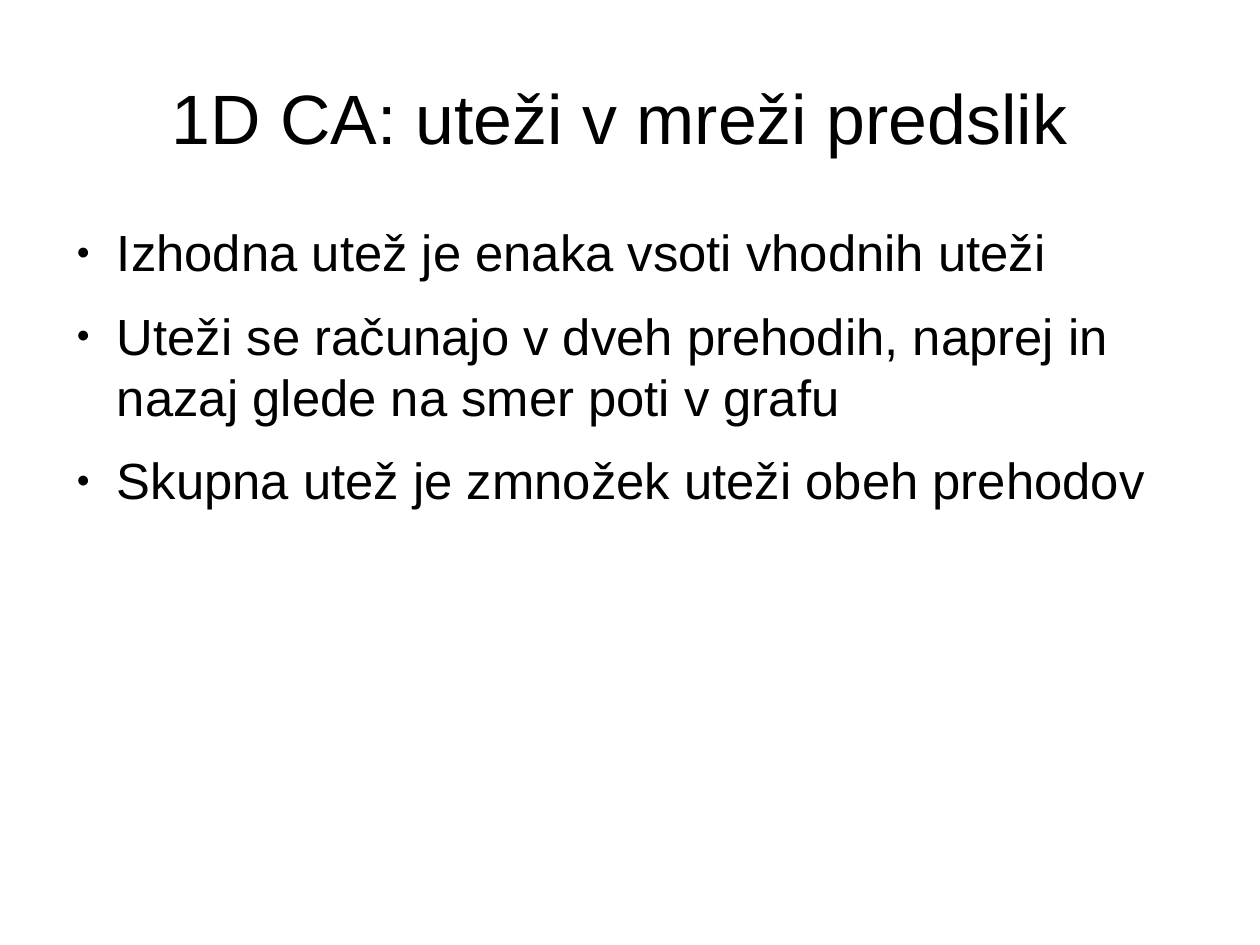
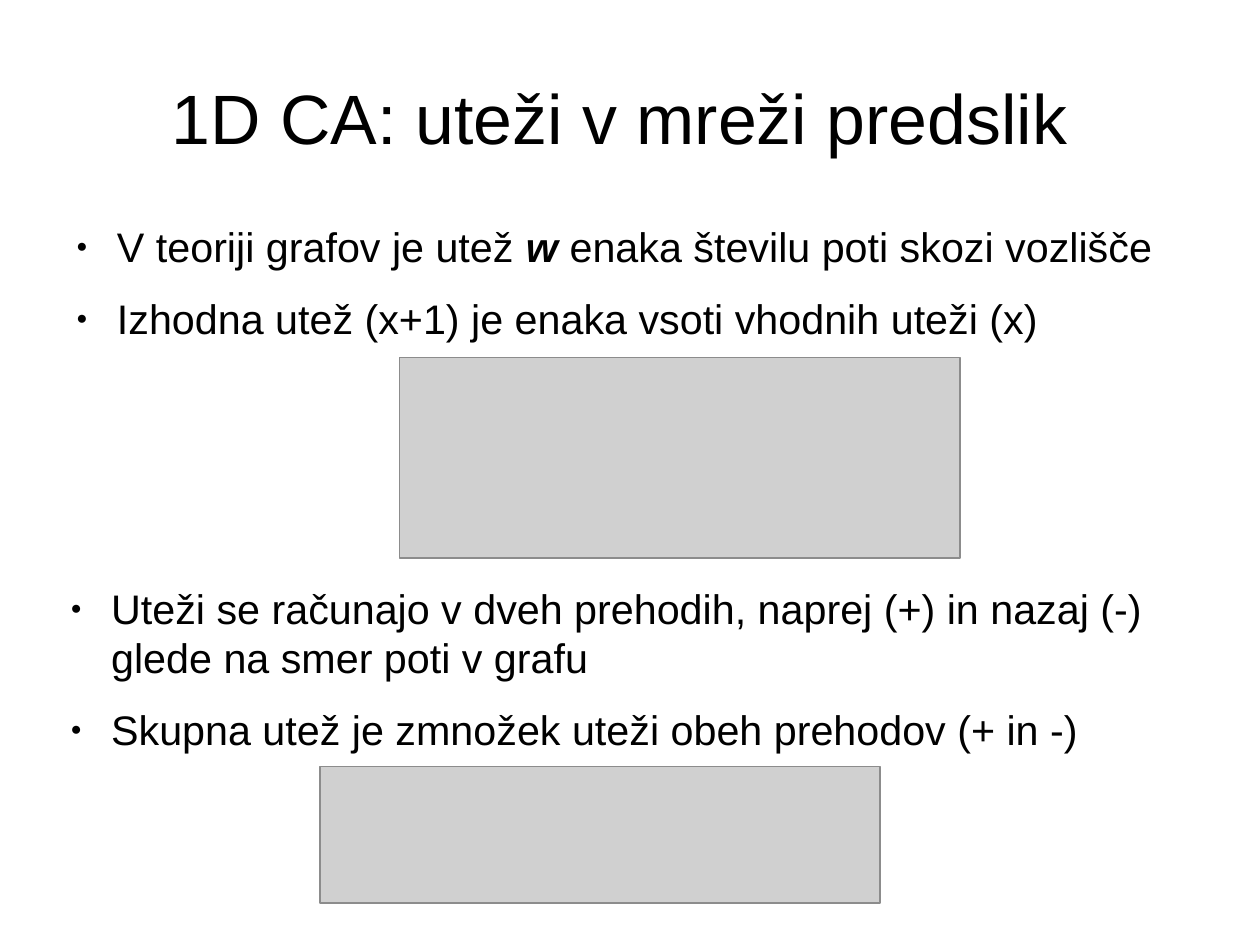
Before and after one commit to jeras/fri-latex-templates, a slide deck: slide 6 of predstavitev/predstavitev.odp. Drawn at 1260x945 pixels with LibreOffice and Linux fonts; fonts in the diff are those of the drawing; grey boxes stand for pictures. Boxes give left, top, right and bottom in pixels: in the first picture for what was removed or moved away, otherwise in the second. Text is boxed around its words. In the diff, an @@ line names an element or a change of style, - is before the commit and + after.

Commit message:
dodal graf za računanje uteži dopolnil

```diff
--- a/predstavitev/predstavitev.odp
+++ b/predstavitev/predstavitev.odp
@@ text added at <box>117,232,1152,342</box>, 26 pt, text #000000 @@
+● V teoriji grafov je utež w enaka številu poti skozi vozlišče
+● Izhodna utež (x+1) je enaka vsoti vhodnih uteži (x)
@@ picture added at <box>399,358,960,559</box> @@
@@ text at <box>111,594,1089,753</box>: text changed; size 32 to 26 pt @@
-● Izhodna utež je enaka vsoti vhodnih uteži
-● Uteži se računajo v dveh prehodih, naprej in nazaj glede na smer poti v grafu
-● Skupna utež je zmnožek uteži obeh prehodov
+● Uteži se računajo v dveh prehodih, naprej (+) in nazaj (-) glede na smer poti v grafu
+● Skupna utež je zmnožek uteži obeh prehodov (+ in -)
@@ picture added at <box>320,766,880,903</box> @@
```
Also in this commit, not shown: 1 other slide changed, 3 other files.
